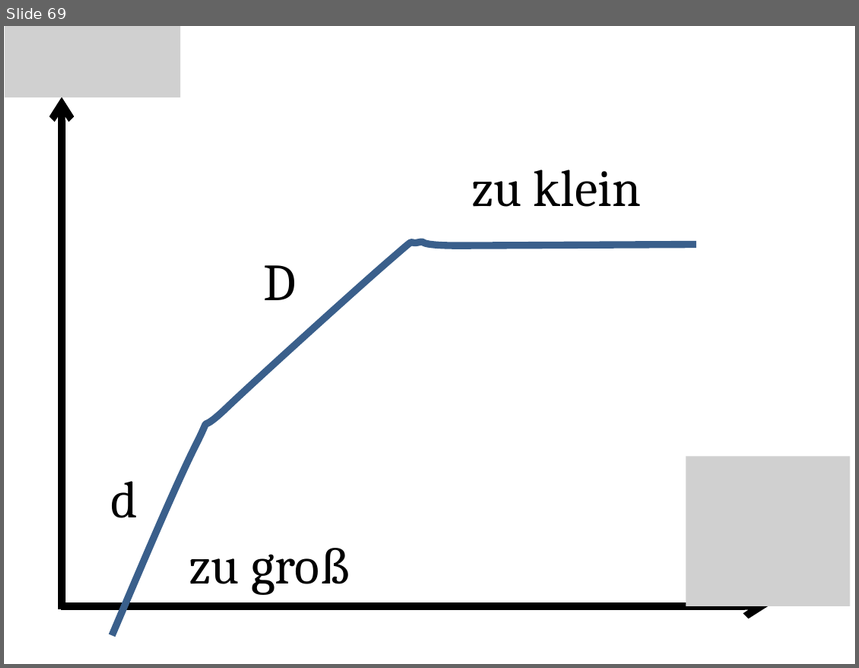
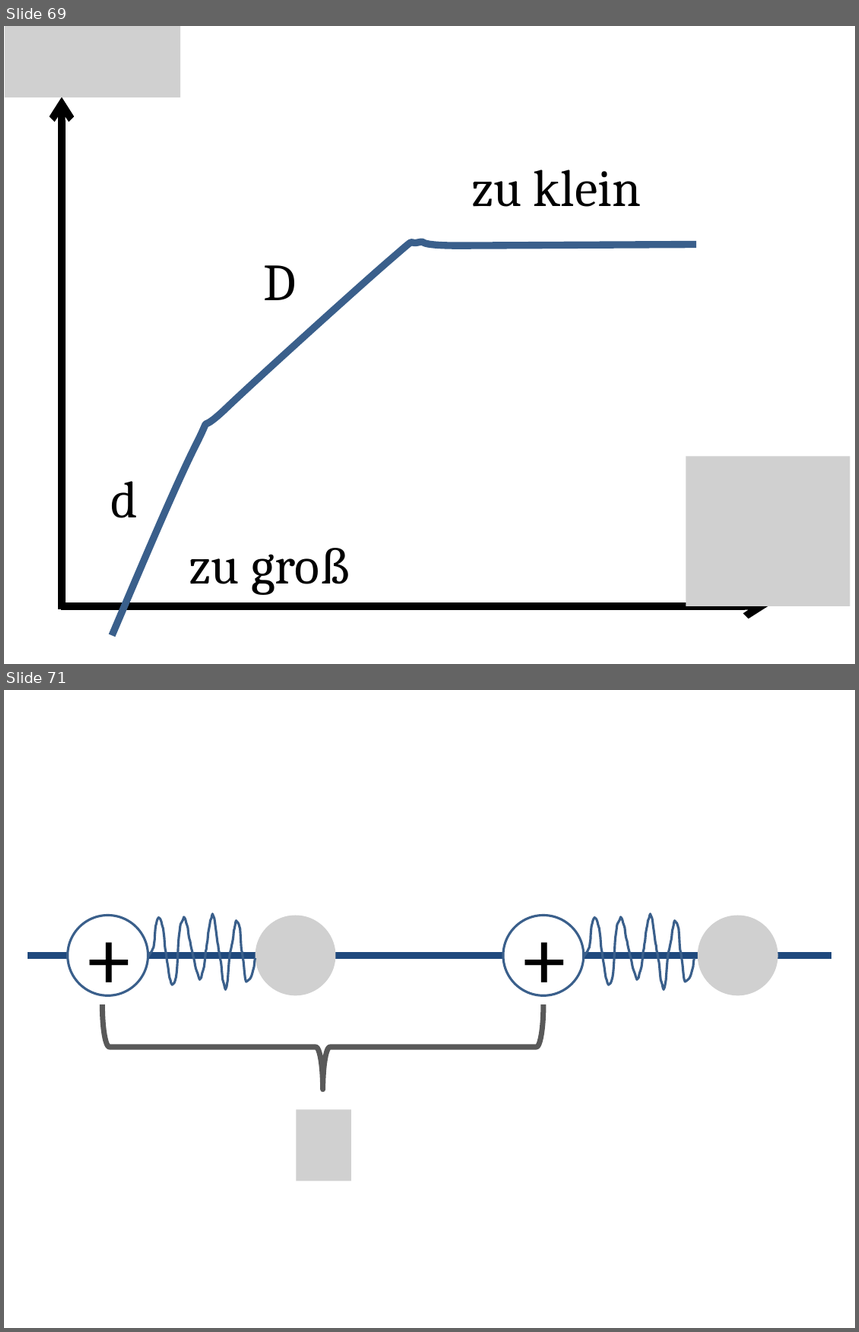
Before and after one commit to sophiahenckell/HIWI_Computersimulation, a slide deck: Bilder.pptx. Shown one above the other, each under a label of ours: slide 69 before the commit, slides 69 and 71 after it; the slides between them are not shown. The pictures are 859x668 and 859x1332 pixels, drawn with LibreOffice and Linux fonts; fonts in the diff are those of the drawing; grey boxes stand for pictures. Boxes give left, top, right and bottom in pixels: in the first picture for what was removed or moved away, otherwise in the second. Text is boxed around its words. In the diff, an @@ line names an element or a change of style, - is before the commit and + after.

```diff
--- a/Bilder.pptx
+++ b/Bilder.pptx
@@ slide 71 added at [4, 690, 855, 1328], background #FFFFFF @@
@@ ellipse added at [68, 916, 148, 996], fill #FFFFFF, outline #3A5F8C 2 pt, 72 pt, text #000000 @@
++
@@ freeform shape added at [148, 914, 255, 989], outline #3A5F8C 2 pt @@
@@ picture added at [255, 916, 335, 996] @@
@@ ellipse added at [503, 916, 584, 996], fill #FFFFFF, outline #3A5F8C 2 pt, 72 pt, text #000000 @@
++
@@ freeform shape added at [584, 914, 694, 989], outline #3A5F8C 2 pt @@
@@ picture added at [698, 916, 778, 996] @@
@@ line added from (28, 955) to (832, 955), #1F497D 6 pt @@
@@ right brace added at [103, 1005, 544, 1090], outline #595959 4.5 pt @@
@@ picture added at [296, 1110, 351, 1181] @@
```
Also in this commit, not shown: 6 other slides added, 5 other files.
